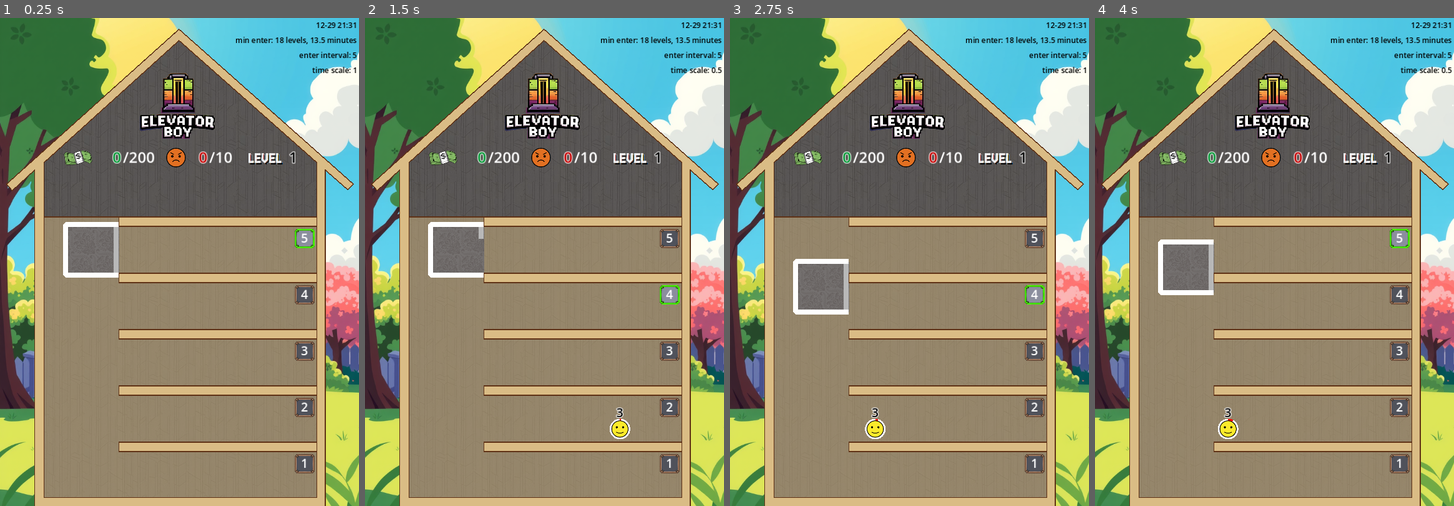
Above: before the commit, frames 1-4 (left to right).
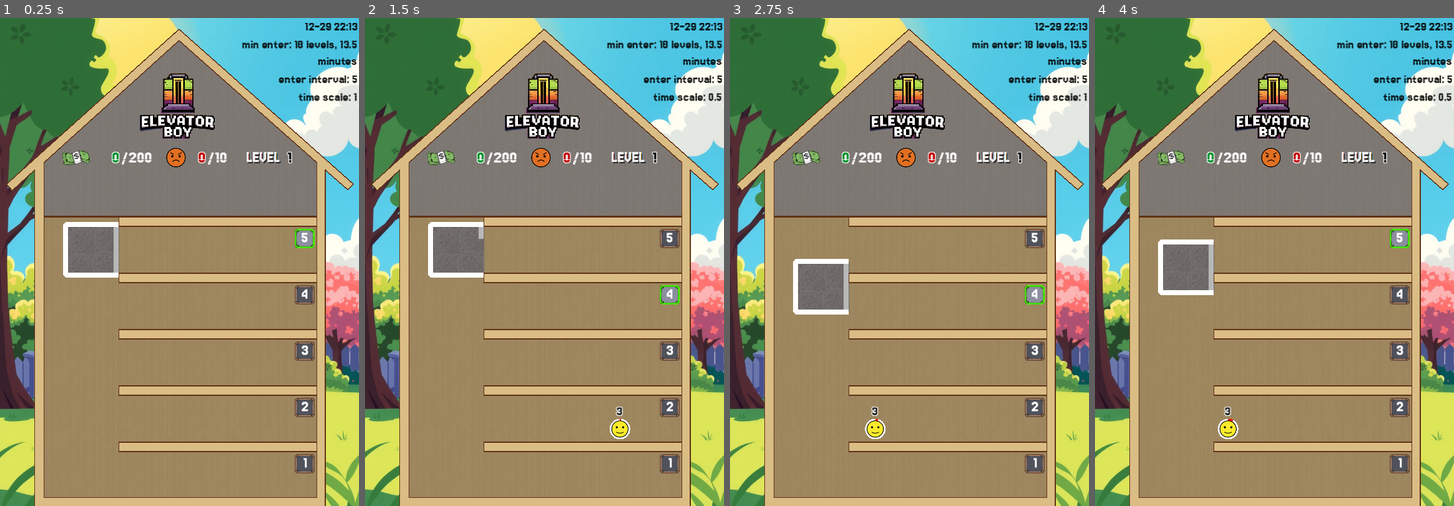
Above: after the commit, the same moments.

Repository: gilad905/elevator-boy
Game: Godot game, scene res://scenes/main.tscn
Same seed, same stepped clock (60 frames per second), same inputs: the game is played once before the commit and once after it.
Inputs:
- Up to frame 1 (0.25 s): no input
- Up to frame 2 (1.5 s): tap Enter at 0.5 s; hold Up (elevator_move_up) 0.53-1.28 s; tap Space (door_toggle) at 0.6 s; hold Down (elevator_move_down) from 1.28 s (still down); tap A (time_scale_decrease) at 1.35 s
- Up to frame 3 (2.75 s): release Down (elevator_move_down) at 2.03 s; hold Up (elevator_move_up) from 2.03 s (still down); hold Q (time_scale_increase) from 2.03 s (still down)
- Up to frame 4 (4 s): release Q (time_scale_increase) at 2.78 s; tap Space (door_toggle) at 2.85 s; release Up (elevator_move_up) at 3.53 s; hold Down (elevator_move_down) from 3.53 s (still down); hold A (time_scale_decrease) from 3.53 s (still down)

The runs differ from the first frame. In frame 1, 17% of the frame differs, in the area x 12-100%, y 0-93%; in frame 2, 17%; in frame 3, 17%; in frame 4, 17%.

Commit message:
google font; level up overlay mockup

Diff:
--- a/project.godot
+++ b/project.godot
@@ -28,6 +28,10 @@
 window/stretch/mode="canvas_items"
 window/stretch/scale=1.5
 window/handheld/orientation=1
+
+[gui]
+
+theme/custom_font="res://assets/Jersey15-Regular.ttf"
 
 [input]
 
--- /dev/null
+++ b/resources/hud_theme.tres
@@ -0,0 +1,4 @@
+[gd_resource type="Theme" format=3 uid="uid://b5g3ibj2wp6sw"]
+
+[resource]
+default_font_size = 20
--- a/scenes/debug_label.tscn
+++ b/scenes/debug_label.tscn
@@ -2,7 +2,7 @@
 
 [node name="DebugLabel" type="Label"]
 theme_override_colors/font_color = Color(0, 0, 0, 1)
-theme_override_font_sizes/font_size = 8
+theme_override_font_sizes/font_size = 14
 text = "DebugLabel"
 horizontal_alignment = 2
 autowrap_mode = 3
--- a/scenes/floor.tscn
+++ b/scenes/floor.tscn
@@ -47,7 +47,7 @@
 offset_right = 208.0
 offset_bottom = 33.0
 theme_override_colors/font_outline_color = Color(0, 0.662728, 0, 1)
-theme_override_font_sizes/font_size = 13
+theme_override_font_sizes/font_size = 18
 text = "1"
 horizontal_alignment = 1
 
--- a/scenes/main.tscn
+++ b/scenes/main.tscn
@@ -15,6 +15,7 @@
 [ext_resource type="Texture2D" uid="uid://s3d8mxmwaxio" path="res://assets/level.png" id="11_pd4if"]
 [ext_resource type="Script" path="res://scripts/global.gd" id="12_3avnd"]
 [ext_resource type="Texture2D" uid="uid://caok8ux6br8x1" path="res://assets/logo.png" id="13_j173s"]
+[ext_resource type="Theme" uid="uid://b5g3ibj2wp6sw" path="res://resources/hud_theme.tres" id="13_mf7yv"]
 [ext_resource type="Texture2D" uid="uid://d3nwxoaqa8m7h" path="res://assets/emojis/angry_3.png" id="14_3f3du"]
 [ext_resource type="PackedScene" uid="uid://dvwnl8ut4fgso" path="res://scenes/debug_label.tscn" id="14_p4ui5"]
 
@@ -36,21 +37,22 @@
 color = Color(0.854902, 0.741176, 0.52549, 1)
 polygon = PackedVector2Array(189, 4, 375, 169, 369, 175, 345, 154, 345, 513, 35, 513, 35, 154, 11, 176, 5, 169)
 
-[node name="Attic" parent="Background" instance=ExtResource("7_ccv1v")]
+[node name="AtticWall" parent="Background" instance=ExtResource("7_ccv1v")]
 texture_filter = 1
 texture_repeat = 2
 position = Vector2(2, 8)
-color = Color(0.821789, 0.821789, 0.821789, 1)
+color = Color(0.474345, 0.625949, 1, 0.552941)
 texture = ExtResource("4_q54io")
-texture_scale = Vector2(3, 3)
-polygon = PackedVector2Array(45, 146, 189, 16, 336, 146, 336, 503, 45, 503)
-
-[node name="Wallpaper" parent="Background" instance=ExtResource("7_ccv1v")]
+texture_scale = Vector2(3.5, 3.5)
+polygon = PackedVector2Array(45, 146, 189, 16, 336, 146, 336, 203, 45, 203)
+
+[node name="Wall" parent="Background" instance=ExtResource("7_ccv1v")]
 texture_filter = 1
 texture_repeat = 2
 position = Vector2(2, 8)
 color = Color(0.85, 0.733975, 0.5185, 0.478431)
-texture_scale = Vector2(4, 4)
+texture = ExtResource("4_q54io")
+texture_scale = Vector2(3.5, 3.5)
 polygon = PackedVector2Array(45, 204, 336, 204, 336, 503, 45, 503)
 
 [node name="Logo" type="Sprite2D" parent="Background"]
@@ -105,7 +107,7 @@
 theme_override_colors/font_color = Color(0, 0.578685, 0.190811, 1)
 theme_override_colors/font_outline_color = Color(1, 1, 1, 1)
 theme_override_constants/outline_size = 3
-theme_override_font_sizes/font_size = 10
+theme_override_font_sizes/font_size = 12
 text = "x4"
 
 [node name="Floors" type="Node2D" parent="."]
@@ -127,7 +129,7 @@
 [node name="Floor_5" parent="Floors" instance=ExtResource("1_ec1if")]
 
 [node name="HUD" type="Node2D" parent="."]
-position = Vector2(72, 140)
+position = Vector2(70, 140)
 script = ExtResource("9_oiqtx")
 
 [node name="Money" type="Node2D" parent="HUD"]
@@ -141,9 +143,10 @@
 
 [node name="Amount" type="Label" parent="HUD/Money"]
 offset_left = 25.0
-offset_top = -4.0
+offset_top = -3.0
 offset_right = 53.0
-offset_bottom = 19.0
+offset_bottom = 20.0
+theme = ExtResource("13_mf7yv")
 theme_override_colors/font_color = Color(0, 0.578685, 0.190811, 1)
 theme_override_colors/font_shadow_color = Color(0, 0.578685, 0.190811, 1)
 theme_override_colors/font_outline_color = Color(1, 1, 1, 1)
@@ -155,9 +158,10 @@
 
 [node name="Total" type="Label" parent="HUD/Money"]
 offset_left = 54.0
-offset_top = -4.0
+offset_top = -3.0
 offset_right = 94.0
-offset_bottom = 19.0
+offset_bottom = 20.0
+theme = ExtResource("13_mf7yv")
 text = "/200
 "
 
@@ -165,16 +169,16 @@
 position = Vector2(102, -2)
 
 [node name="Icon" type="Sprite2D" parent="HUD/Angries"]
-position = Vector2(3, 0)
+position = Vector2(5, 0)
 scale = Vector2(0.25, 0.25)
 texture = ExtResource("14_3f3du")
 centered = false
 
 [node name="Amount" type="Label" parent="HUD/Angries"]
 offset_left = 29.0
-offset_top = -1.0
 offset_right = 48.0
-offset_bottom = 22.0
+offset_bottom = 23.0
+theme = ExtResource("13_mf7yv")
 theme_override_colors/font_color = Color(0.76, 0, 0, 1)
 theme_override_colors/font_shadow_color = Color(0.76, 0, 0, 1)
 theme_override_colors/font_outline_color = Color(1, 1, 1, 1)
@@ -186,29 +190,31 @@
 
 [node name="Total" type="Label" parent="HUD/Angries"]
 offset_left = 49.0
-offset_top = -1.0
 offset_right = 89.0
-offset_bottom = 22.0
+offset_bottom = 23.0
+theme = ExtResource("13_mf7yv")
 text = "/10"
 
 [node name="Level" type="Node2D" parent="HUD"]
 position = Vector2(193, 9)
 
 [node name="Icon" type="Sprite2D" parent="HUD/Level"]
-position = Vector2(0, -5)
+position = Vector2(0, -6)
 scale = Vector2(0.45, 0.45)
 texture = ExtResource("11_pd4if")
 centered = false
 
 [node name="Value" type="Label" parent="HUD/Level"]
 offset_left = 43.0
-offset_top = -12.0
+offset_top = -11.0
 offset_right = 115.0
-offset_bottom = 11.0
+offset_bottom = 12.0
+theme = ExtResource("13_mf7yv")
 theme_override_colors/font_color = Color(0, 0, 0, 1)
 theme_override_colors/font_outline_color = Color(1, 1, 1, 1)
 theme_override_constants/outline_size = 3
-text = "1"
+text = "10
+"
 
 [node name="OverlayPrompt" type="Label" parent="."]
 visible = false
@@ -218,9 +224,8 @@
 anchor_bottom = 1.0
 grow_horizontal = 2
 grow_vertical = 2
-theme_override_font_sizes/font_size = 24
+theme_override_font_sizes/font_size = 28
 text = "GAME OVER
-YOU'RE IN %s$ DEBT
 YOU REACHED LEVEL %s"
 horizontal_alignment = 1
 vertical_alignment = 1
@@ -233,7 +238,7 @@
 
 [node name="Version" parent="Debug" instance=ExtResource("14_p4ui5")]
 layout_mode = 2
-text = "{version:12-29 21:31}"
+text = "{version:12-29 22:13}"
 
 [node name="Other" parent="Debug" instance=ExtResource("14_p4ui5")]
 layout_mode = 2
--- a/scenes/person.tscn
+++ b/scenes/person.tscn
@@ -60,7 +60,7 @@
 theme_override_colors/font_color = Color(0, 0, 0, 1)
 theme_override_colors/font_outline_color = Color(1, 1, 1, 1)
 theme_override_constants/outline_size = 3
-theme_override_font_sizes/font_size = 13
+theme_override_font_sizes/font_size = 15
 text = "1"
 horizontal_alignment = 1
 
--- a/scripts/main.gd
+++ b/scripts/main.gd
@@ -1,6 +1,7 @@
 extends Node2D
 
 var game_over_prompt: String = "GAME OVER\nYOU REACHED LEVEL %s"
+var level_up_prompt: String = "(PRETEND) YOU GO UP A LEVEL"
 var current_level = 1
 var version_pat = RegEx.create_from_string("\\{version:([^}]*)\\}")
 
@@ -52,6 +53,17 @@
 	$Debug/RealTime.text = "enter interval: %s" % wait_time
 	$Debug/TimeScale.text = "time scale: %s" % Engine.get_time_scale()
 
+func show_overlay_and_reload() -> void:
+	$OverlayPrompt.show()
+	var tween = create_tween().tween_property(self, "modulate", Color("4f4f4f"), 1)
+	await tween.finished
+	get_node("/root").set_process_mode(ProcessMode.PROCESS_MODE_DISABLED)
+	get_tree().paused = true
+	await get_tree().create_timer(4).timeout
+	get_node("/root").set_process_mode(ProcessMode.PROCESS_MODE_PAUSABLE)
+	get_tree().paused = false
+	get_tree().reload_current_scene()
+
 func _on_persons_timer_timeout() -> void:
 	$Persons.add_random_person()
 
@@ -78,15 +90,8 @@
 
 func _on_angries_reached() -> void:
 	$OverlayPrompt.text = game_over_prompt % current_level
-	$OverlayPrompt.show()
-	var tween = create_tween().tween_property(self, "modulate", Color("4f4f4f"), 1)
-	await tween.finished
-	get_node("/root").set_process_mode(ProcessMode.PROCESS_MODE_DISABLED)
-	get_tree().paused = true
-	await get_tree().create_timer(4).timeout
-	get_node("/root").set_process_mode(ProcessMode.PROCESS_MODE_PAUSABLE)
-	get_tree().paused = false
-	get_tree().reload_current_scene()
+	show_overlay_and_reload()
 
 func _on_money_reached() -> void:
-	print("level up!")
+	$OverlayPrompt.text = level_up_prompt
+	show_overlay_and_reload()
Binary file added: assets/Jersey15-Regular.ttf
Not shown, added: assets/Jersey15-Regular.ttf.import
Not shown: 1 places in scenes/main.tscn that only renumber resources
